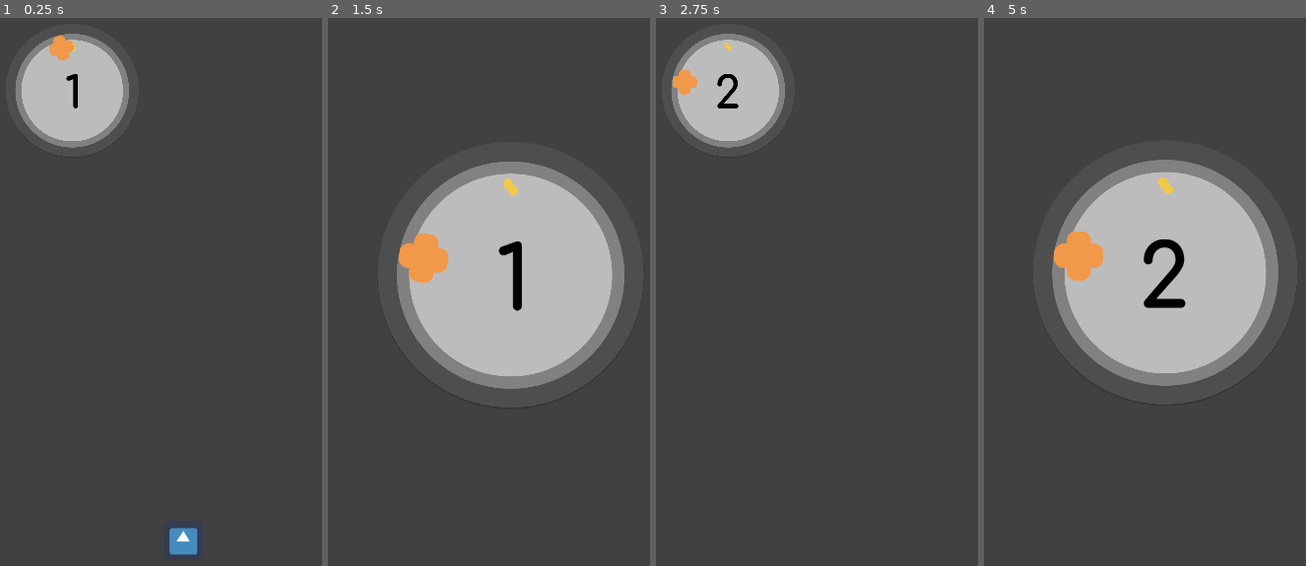
Above: before the commit, frames 1-4 (left to right).
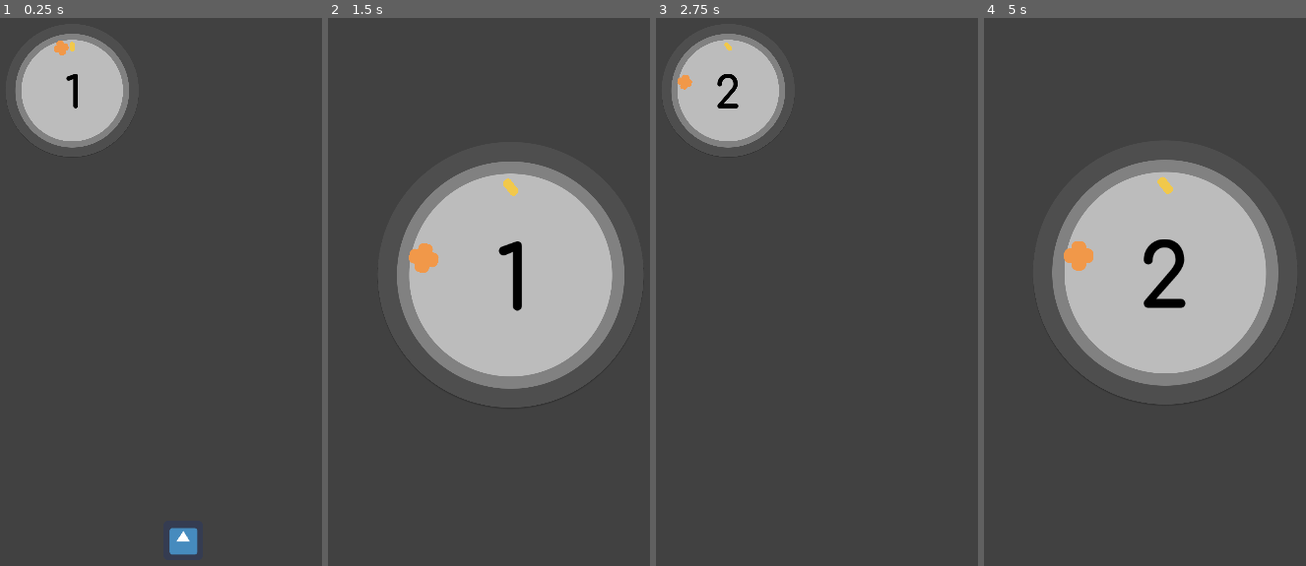
Above: after the commit, the same moments.

Repository: takecare/popthelock
Game: Godot game, scene res://scenes/Start.tscn
Two runs of this game, one before a commit and one after it. Both use one fixed random seed, a clock stepped at 60 frames per second and the inputs below. The engine's default icon, where the game draws it, is replaced by a stand-in: a white triangle on a blue panel in a dark square.
Inputs (mouse positions are in pixels of both pictures, inside the frame that each line leads up to):
- Up to frame 1 (0.25 s): no input
- Up to frame 2 (1.5 s): click (511, 538) at 0.5 s; tap Enter at 1.25 s; move the mouse to (608, 259) at 1.27 s; hold W from 1.28 s (still down); click (608, 259) at 1.35 s
- Up to frame 3 (2.75 s): move the mouse to (749, 341) at 2.02 s; release W at 2.03 s; hold S from 2.03 s (still down); tap G at 2.1 s
- Up to frame 4 (5 s): tap Space at 2.75, 4.25 s; move the mouse to (1212, 127) at 2.77 s; release S at 2.78 s; hold W 2.78-4.28 s; tap H at 2.85 s; tap Enter at 3.5 s; move the mouse to (1145, 456) at 3.52 s; tap J at 3.6 s; move the mouse to (1299, 418) at 4.27 s; hold S from 4.28 s (still down); tap Z at 4.35 s

The runs differ from the first frame. In frame 1, 0.2% of the frame differs, in the area x 14-23%, y 3-8%; in frame 2, 0.6%, in the area x 22-38%, y 39-49%; in frame 3, 0.2%; in frame 4, 0.6%.

Commit message:
wip: stop rotation to face point when playing the hit animation

Diff:
--- a/scripts/Crosshair.gd
+++ b/scripts/Crosshair.gd
@@ -4,12 +4,12 @@
 signal on_target_missed
 
 var is_inside: bool = false
+var is_animating: bool = false
 
 
 func _ready() -> void:
-  # make sure signals like area_entered and area_exited are emitted
-  monitoring = true
-  scale = Vector2(1,1) # debug
+  monitoring = true # make sure signals like area_entered/_exited are emitted
+  scale = Vector2(0.6, 0.6) # debug
 
 
 func _physics_process(_delta: float) -> void:
@@ -21,9 +21,24 @@
     _target_missed()
 
 
+func increase_rotation_around_by(point: Vector2, angle: float) -> void:
+  rotate_to_face_point = !is_animating
+  .increase_rotation_around_by(point, angle)
+
+
+# FIXME the problem here is that because the crosshair is already being constantly
+# rotated as it moves around the lock, this animation gets immediately overridden
 func _target_hit() -> void:
-  $AnimationPlayer.play("rotate_right", -1, 0.2)
+  is_animating = true
+  $AnimationPlayer.connect("animation_finished", self, "_on_hit_animation_ended", [], CONNECT_ONESHOT)
+  $AnimationPlayer.play("rotate_right", -1, 0.5)
   emit_signal("on_target_hit")
+
+
+func _on_hit_animation_ended(animation_name: String) -> void:
+  is_animating = false
+  pass
+
 
 
 func _target_missed() -> void:
--- a/scripts/Rotatable.gd
+++ b/scripts/Rotatable.gd
@@ -8,14 +8,18 @@
 # that reverts the total rotation to place this area2d back where it was
 var _cumulative_rotation: float = 0.0
 
+# if true then this node will not only be rotated around 'point' but it will
+# also be rotated on its axis so it faces the same point at all times
+var rotate_to_face_point: bool = true
 
-func increase_rotation_around_by(point: Vector2, angle: float):
+func increase_rotation_around_by(point: Vector2, angle: float) -> void:
   _rotate(point, angle)
 
 
 func _rotate(around: Vector2, angle: float):
   _rotate_around(around, angle)
-  _rotate_facing(around)
+  if rotate_to_face_point:
+    _rotate_facing(around)
   _cumulative_rotation += angle
   _last_point = around
 
@@ -44,6 +48,9 @@
   _rotate(around, -_cumulative_rotation)
 
 
+# TODO the idea here was to figure out out the angle that we need to rotate by
+# in order to reset the rotation of this object, without having to keep track
+# of how much we have rotated by already
 func _angle(around: Vector2) -> float:
   # cos(a) = u . v / ||u|| * ||v||
   # u . v => dot product = ux * vx + uy * vy
